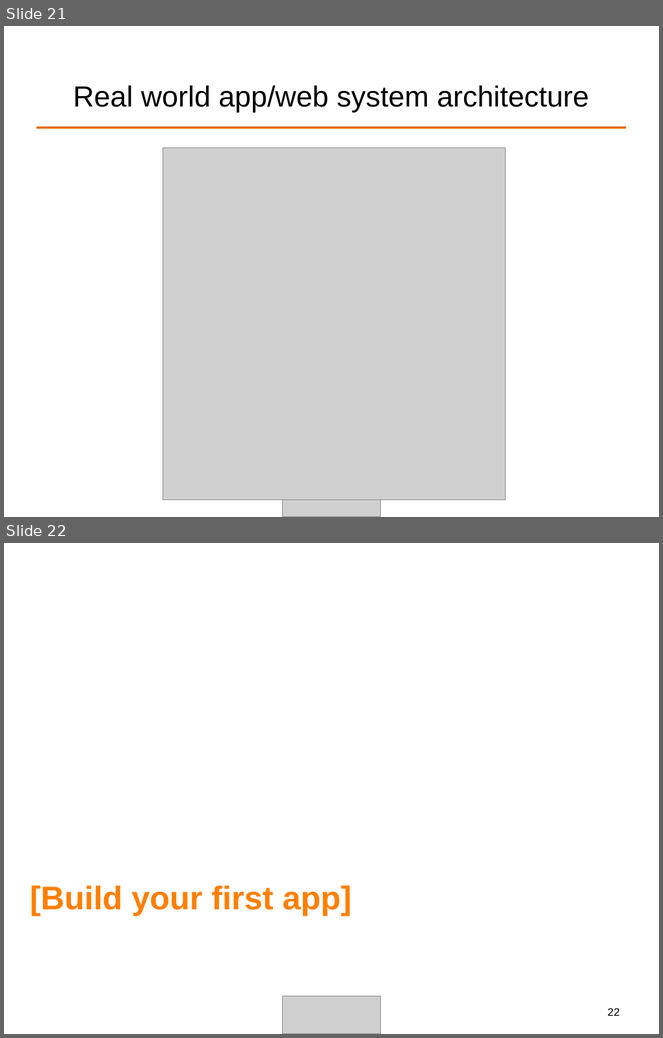
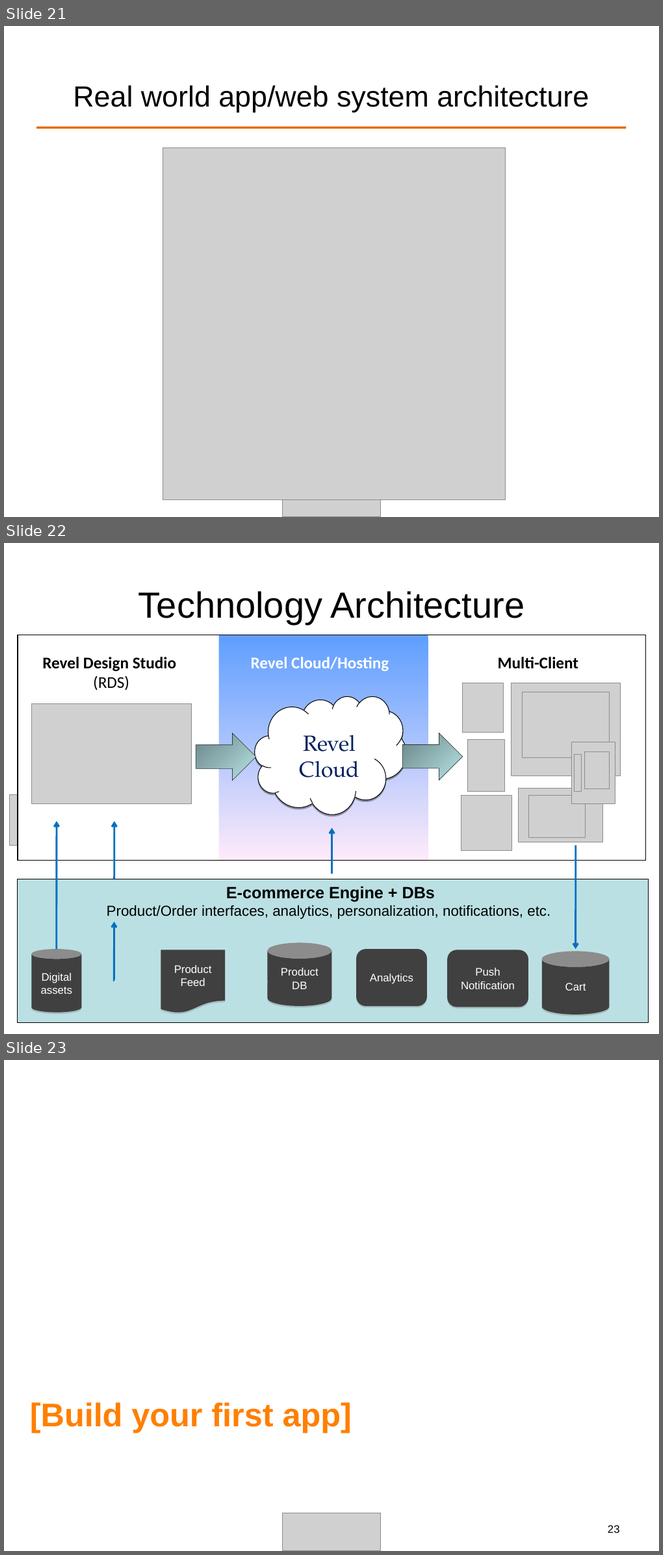
Before and after one commit to ALPHACamp/Camp-3-iOS-Dev, a slide deck: Class presentation/Week1 - Shyne/10-08-2014.ppt. Shown one above the other, each under a label of ours: slides 21 and 22 before the commit, slides 21, 22 and 23 after it. The pictures are 663x1038 and 663x1555 pixels, drawn with LibreOffice and Linux fonts; fonts in the diff are those of the drawing; grey boxes stand for pictures. Boxes give left, top, right and bottom in pixels: in the first picture for what was removed or moved away, otherwise in the second. Text is boxed around its words. In the diff, an @@ line names an element or a change of style, - is before the commit and + after.

```diff
--- a/Class presentation/Week1 - Shyne/10-08-2014.ppt
+++ b/Class presentation/Week1 - Shyne/10-08-2014.ppt
@@ slide 22 added at <box>4,543,659,1034</box>, background #FFFFFF @@
@@ title added at <box>139,591,525,624</box>, 40 pt, text #000000 @@
+Technology Architecture
@@ group added at <box>9,635,649,1023</box>: 12 pictures, 6 arrows, 5 rectangles, 4 texts, 3 cylinders, 2 up arrows, 2 rounded rectangles, 1 freeform shape, 1 flow chart document, 1 line @@
+E-commerce Engine + DBs
+Product/Order interfaces, analytics, personalization, notifications, etc.
+Product DB
+Cart
+Product
+Feed
+Revel Design Studio
+(RDS)
+Revel Cloud/Hosting
+Multi-Client
+Digital assets
+Revel
+Cloud
+Analytics
+Push
+Notification
@@ what was slide 22 is now slide 23 @@
@@ page number at <box>608,1525,620,1533</box>: text changed @@
-22
+23
```
Also in this commit, not shown: 3 other files.
